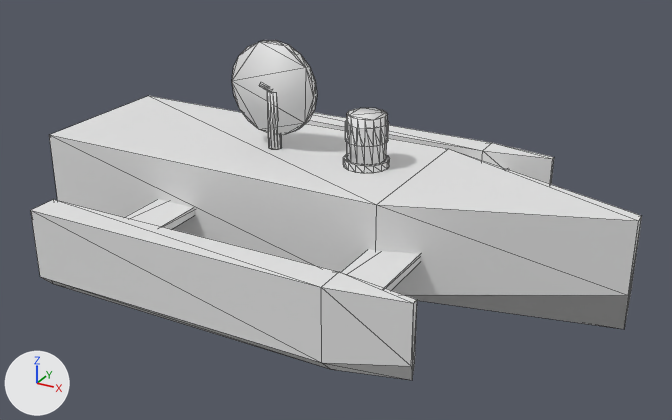
The glTF model models/spy_boat/river-spy-boat.glb as it was, and as the next commit left it.
Both versions are drawn from a camera (50 mm lens) standing at (2.82, -5.08, 2.87) and looking at (0.07, -0.08, 0.38). The axes (+X, +Y, +Z) are drawn at lower left. The lights are the same throughout. The older version comes first. Mesh edges are drawn as thin lines. Vertices at exactly the same position are counted once.

The first picture shows 'spyboat_hull'.
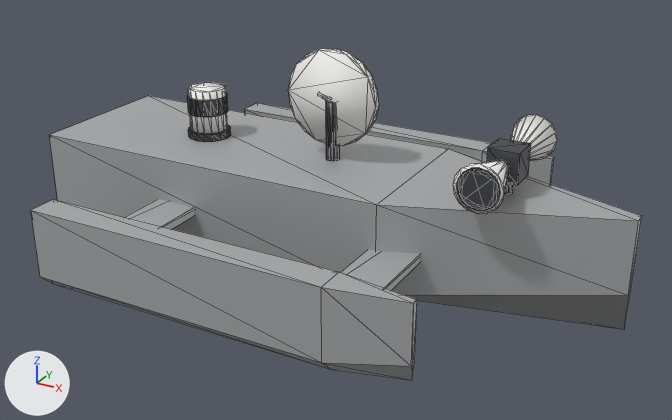
Pixel boxes (x1, y1, x2, y2) of what changed, in the pictures (672 x 420 px; the box of a moved part takes in the faces that stretch with it):
'spyboat_hull', recoloured, surface changed, reshaped (white to grey)
    before: (31, 40, 642, 380)
    after: (31, 48, 642, 380)
part 1 of me_spyboat_hull_015, moved or reshaped
    before: (347, 108, 387, 165)
    after: (188, 82, 227, 134)
part 2 of me_spyboat_hull_015, moved or reshaped
    before: (232, 40, 317, 135)
    after: (288, 48, 379, 146)
part 3 of me_spyboat_hull_015, added
    after: (453, 160, 509, 214)
part 4 of me_spyboat_hull_015, added
    after: (511, 115, 557, 160)
part 5 of me_spyboat_hull_015, moved or reshaped
    before: (343, 154, 390, 174)
    after: (188, 124, 231, 142)
part 6 of me_spyboat_hull_015, moved or reshaped
    before: (345, 120, 389, 147)
    after: (187, 93, 228, 117)
part 7 of me_spyboat_hull_015, moved or reshaped
    before: (267, 91, 282, 150)
    after: (326, 101, 340, 161)
part 8 of me_spyboat_hull_015, added
    after: (504, 183, 513, 195)
part 9 of me_spyboat_hull_015, added
    after: (487, 138, 531, 185)
part 10 of me_spyboat_hull_015, added
    after: (456, 168, 500, 211)

Patch to the scene script:
```diff
--- a/models/spy_boat/river-spy-boat.glb.py
+++ b/models/spy_boat/river-spy-boat.glb.py
@@ mat_spyboat_hull_grey @@
 mat_spyboat_hull_grey = principled_material('spyboat_hull_grey')
-mat_spyboat_hull_grey.base_color = (0.8, 0.8, 0.8)  # white #e7e7e7
+mat_spyboat_hull_grey.base_color = (0.48, 0.49, 0.5)  # grey #b8babc
+mat_spyboat_hull_grey.metallic = 0.4
@@ mat_spyboat_sensor_pale @@
 mat_spyboat_sensor_pale = principled_material('spyboat_sensor_pale')
-mat_spyboat_sensor_pale.base_color = (0.8, 0.8, 0.8)  # white #e7e7e7
+mat_spyboat_sensor_pale.base_color = (0.93, 0.92, 0.89)  # white #f7f6f2
@@ mat_spyboat_sensor_dark @@
 mat_spyboat_sensor_dark = principled_material('spyboat_sensor_dark')
-mat_spyboat_sensor_dark.base_color = (0.8, 0.8, 0.8)  # white #e7e7e7
+mat_spyboat_sensor_dark.base_color = (0.08, 0.085, 0.095)  # dark grey #505257
+mat_spyboat_sensor_dark.metallic = 0.5
@@ me_spyboat_hull_015 @@
 # used by ob_spyboat_hull; location = (0.0, 0.0, -0.21)
-me_spyboat_hull_015.from_pydata(...)  # 245 vertices, 446 faces; spans x -2.0..2.0, y -1.3..1.3, z 0.0..1.65
+me_spyboat_hull_015.from_pydata(...)  # 405 vertices, 742 faces; spans x -2.0..2.0, y -1.3..1.3, z 0.0..1.65
+# me_spyboat_hull_015 part 1: the loose piece of 32 vertices spanning x 0.12..0.38, y -0.13..0.13, z 0.96..1.26 is moved by (-1.25, 0.0, 0.0)
+# me_spyboat_hull_015 part 2: the loose piece of 40 vertices spanning x -0.77..-0.13, y -0.03..0.03, z 1.01..1.65 is moved by (0.45, 0.0, 0.0)
+# me_spyboat_hull_015 part 3: a new loose piece, a 16-sided cut cone along y (radius 0.15 at the low end, 0.04 at the high end) spanning x 1.05..1.35, y -0.5..-0.1, z 0.96..1.26, in mat_spyboat_sensor_pale (white #f7f6f2)
+# me_spyboat_hull_015 part 4: a new loose piece, a 16-sided cut cone along y (radius 0.04 at the low end, 0.15 at the high end) spanning x 1.05..1.35, y 0.1..0.5, z 0.96..1.26, in mat_spyboat_sensor_pale (white #f7f6f2)
+# me_spyboat_hull_015 part 5: the loose piece of 32 vertices spanning x 0.1..0.4, y -0.15..0.15, z 0.91..0.96 is moved by (-1.25, 0.0, 0.0)
+# me_spyboat_hull_015 part 6: the loose piece of 32 vertices spanning x 0.11..0.39, y -0.14..0.14, z 1.09..1.21 is moved by (-1.25, 0.0, 0.0)
+# me_spyboat_hull_015 part 7: the loose piece of 24 vertices spanning x -0.5..-0.4, y -0.05..0.05, z 0.91..1.31 is moved by (0.45, 0.0, 0.0)
+# me_spyboat_hull_015 part 8: a new loose piece, a 12-sided cylinder along z spanning x 1.16..1.24, y -0.04..0.04, z 0.91..1.11, in mat_spyboat_sensor_dark (dark grey #505257)
+# me_spyboat_hull_015 part 9: a new loose piece, a box spanning x 1.1..1.3, y -0.1..0.1, z 1.01..1.21, in mat_spyboat_sensor_dark (dark grey #505257)
+# me_spyboat_hull_015 part 10: a new loose piece, a 16-sided cylinder along y spanning x 1.0725..1.3275, y -0.505..-0.495, z 0.9825..1.2375, in mat_spyboat_sensor_dark (dark grey #505257)
+# other edits to the shape of me_spyboat_hull_015 do not show in these pictures
 me_spyboat_hull_015.materials.append(mat_spyboat_hull_grey)
```
